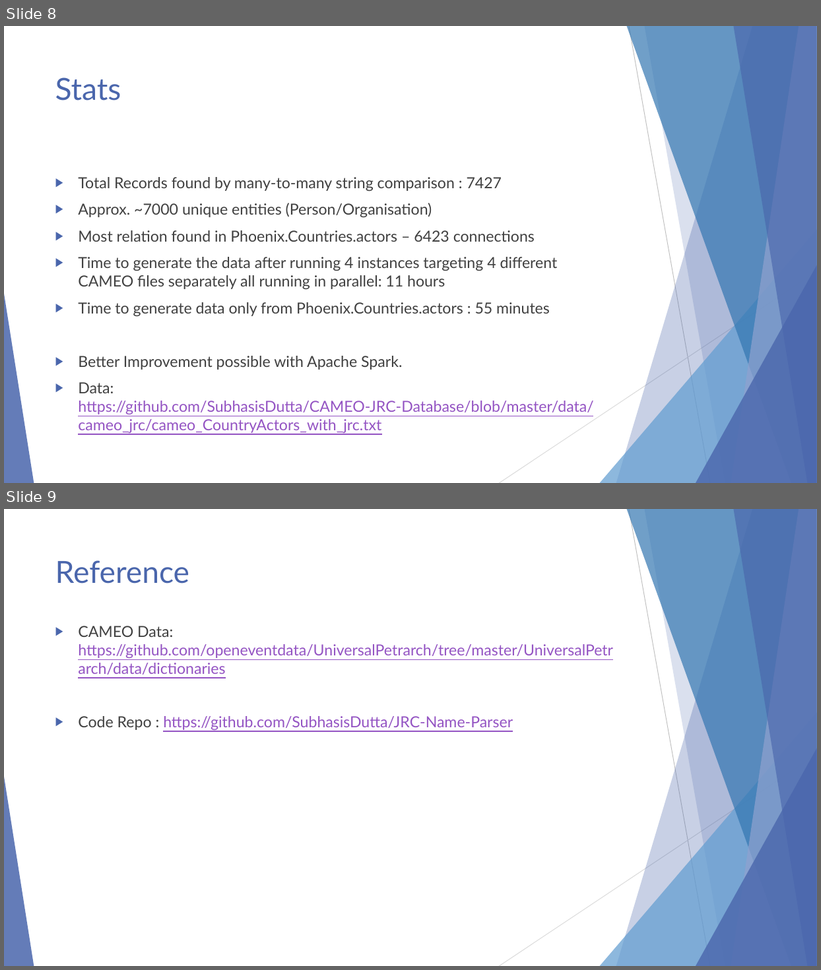
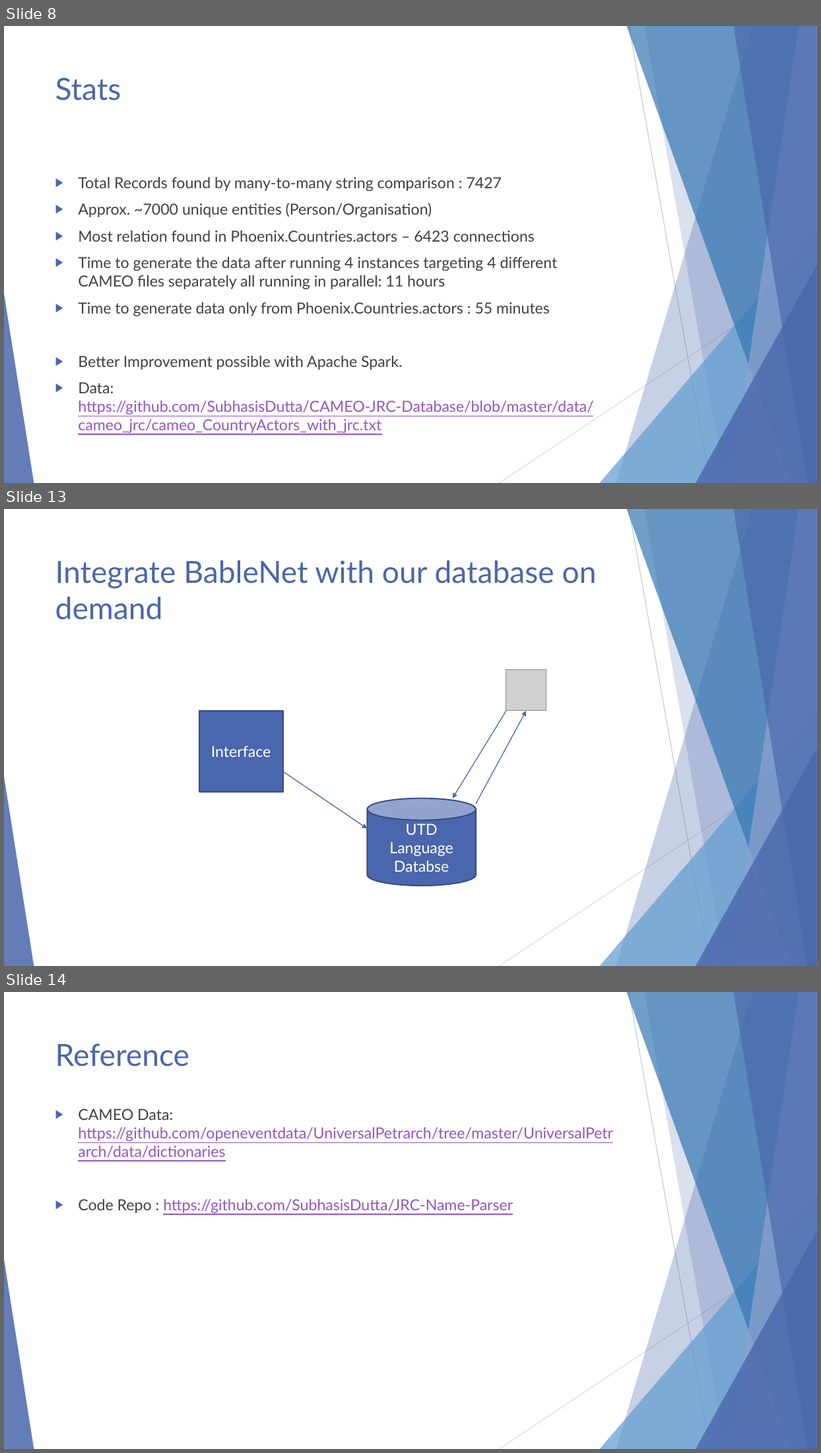
Before and after one commit to SubhasisDutta/CAMEO-JRC-Database, a slide deck: docs/CAMEO Name Paser.pptx. Shown one above the other, each under a label of ours: slides 8 and 9 before the commit, slides 8, 13 and 14 after it; the slides between them are not shown. The pictures are 821x970 and 821x1453 pixels, drawn with LibreOffice and Linux fonts; fonts in the diff are those of the drawing; grey boxes stand for pictures. Boxes give left, top, right and bottom in pixels: in the first picture for what was removed or moved away, otherwise in the second. Text is boxed around its words. In the diff, an @@ line names an element or a change of style, - is before the commit and + after.

```diff
--- a/docs/CAMEO Name Paser.pptx
+++ b/docs/CAMEO Name Paser.pptx
@@ slide 13 added at bbox=[4, 509, 817, 966], background #FFFFFF; not listed: 10 template elements that a slide beside it also shows @@
@@ title added at bbox=[55, 560, 597, 620], 36 pt, text #4A66AC @@
+Integrate BableNet with our database on demand
@@ picture added at bbox=[507, 669, 547, 711] @@
@@ rectangle added at bbox=[199, 711, 283, 792], fill #4A66AC, outline #374B7F 1.5 pt, 18 pt, text #FFFFFF @@
+Interface
@@ arrow added from (507, 711) to (453, 799), #4A66AC 1 pt @@
@@ arrow added from (476, 803) to (526, 711), #4A66AC 1 pt @@
@@ arrow added from (283, 772) to (368, 828), #4A66AC 1 pt @@
@@ cylinder added at bbox=[368, 799, 476, 886], fill #4A66AC, outline #374B7F 1.5 pt, 18 pt, text #FFFFFF @@
+UTD Language Databse
@@ what was slide 9 is now slide 14 @@
```
Also in this commit, not shown: 4 other slides added, 4 other files.
